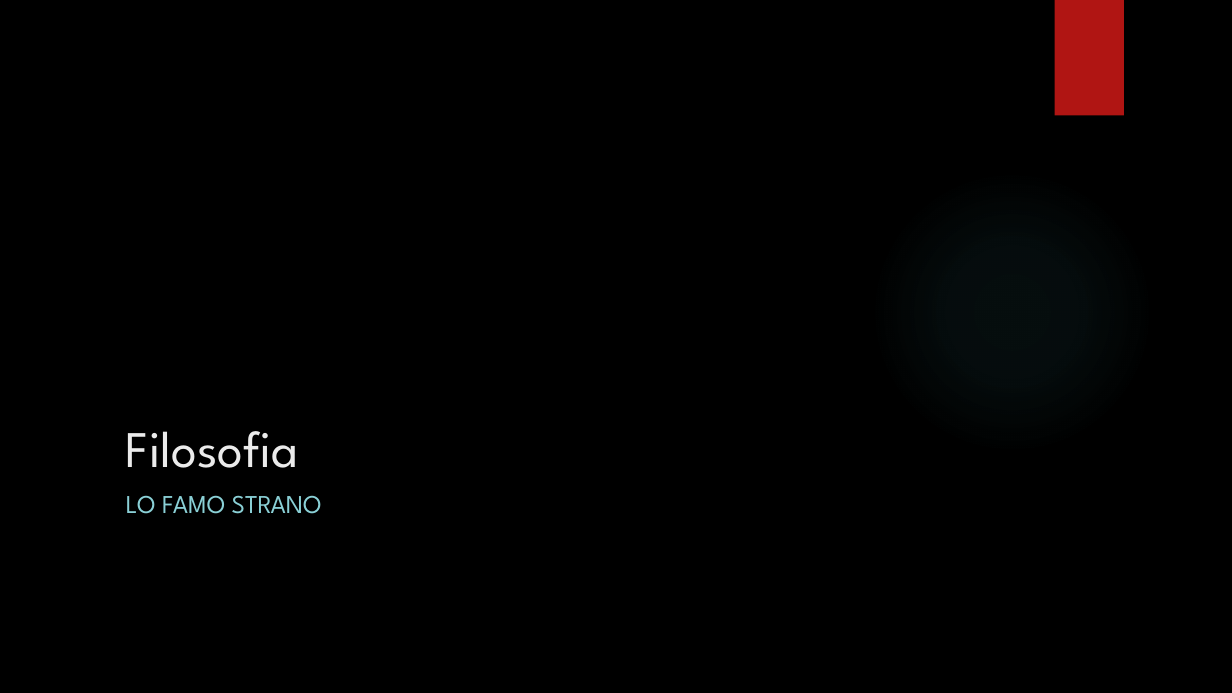
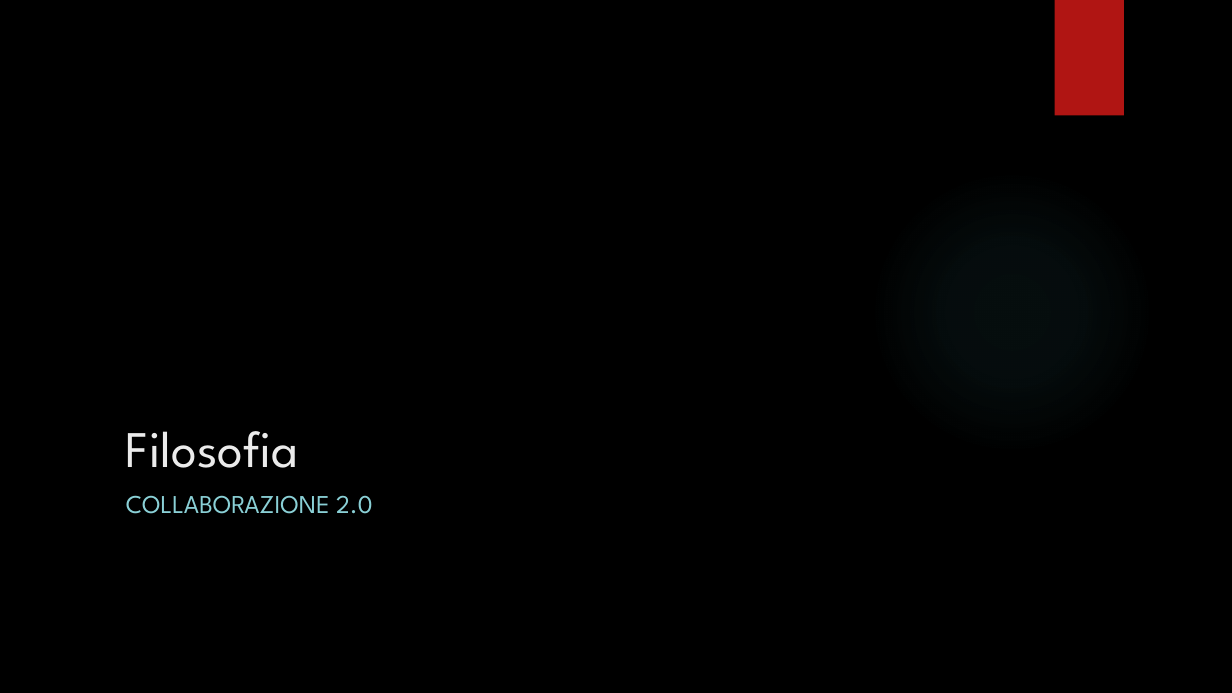
Before and after one commit to giuliocaccin/git-lo-stupido, a slide deck: slide 6 of Git.pptx. Drawn at 1232x693 pixels with LibreOffice and Linux fonts; fonts in the diff are those of the drawing; background and template pictures are left out. Boxes give left, top, right and bottom in pixels: in the first picture for what was removed or moved away, otherwise in the second. Text is boxed around its words. In the diff, an @@ line names an element or a change of style, - is before the commit and + after.

```diff
--- a/Git.pptx
+++ b/Git.pptx
@@ text at [126,495,373,514]: text changed @@
-LO FAMO STRANO
+COLLABORAZIONE 2.0
```
Also in this commit, not shown: 11 other slides changed, 21 slides added, 1 slide removed, 12 other files.
